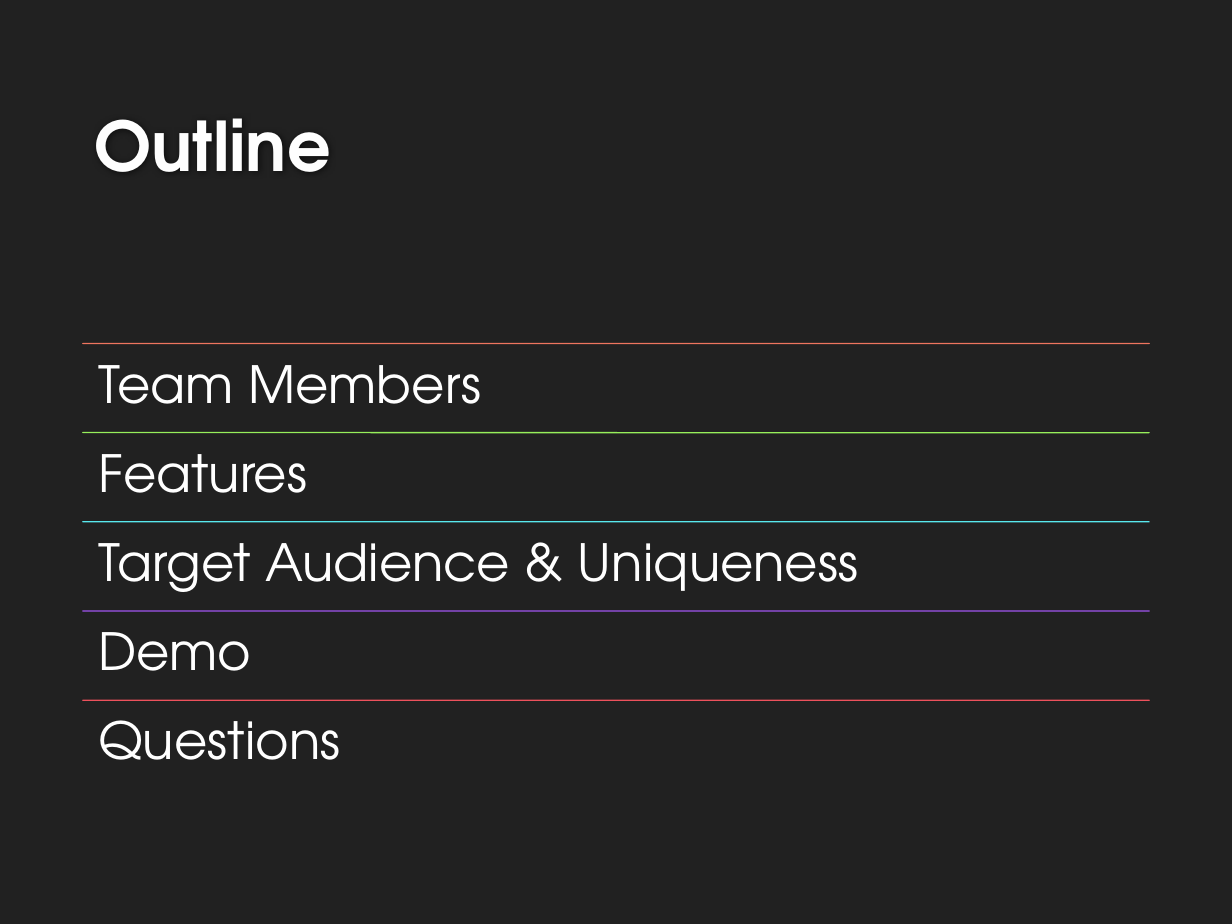
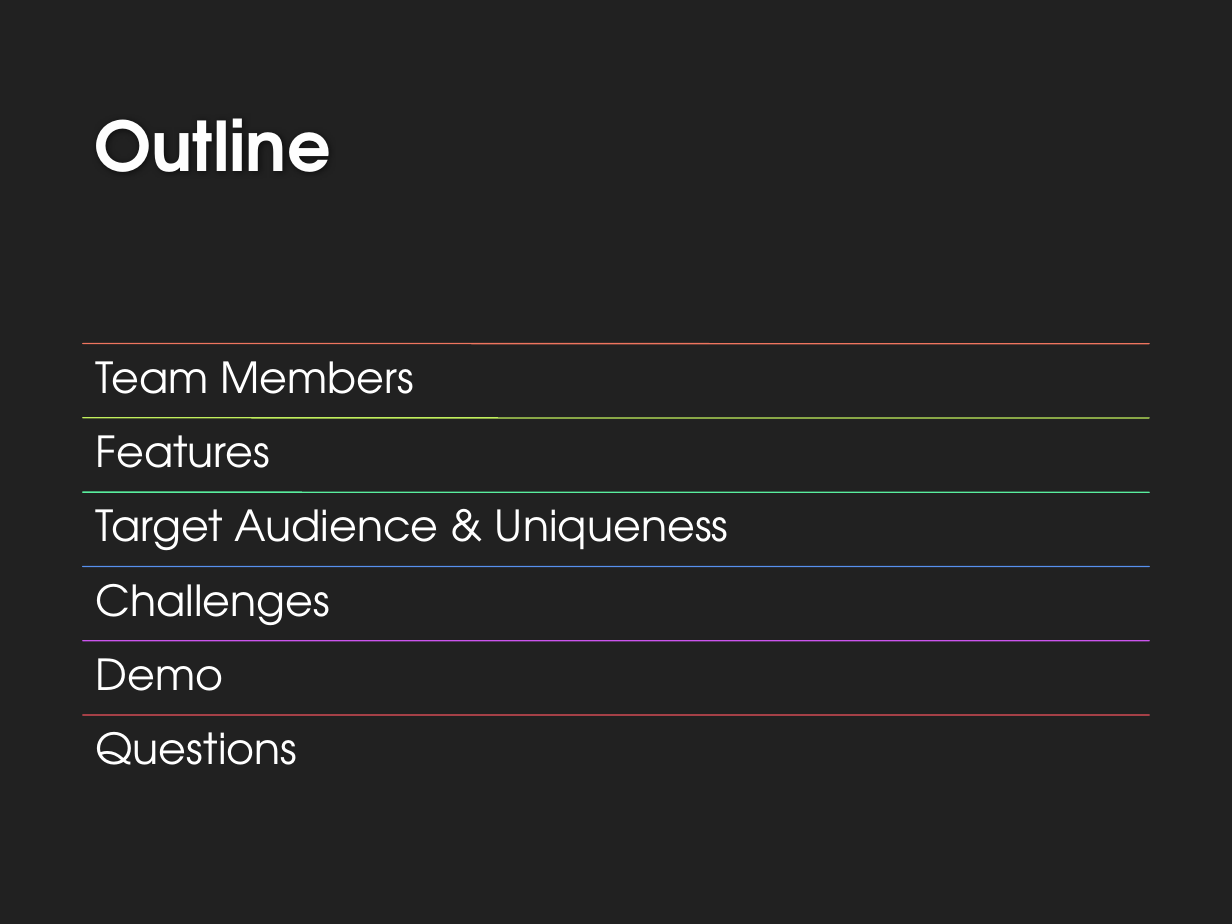
Before and after one commit to HarmanbirD/WaterQwiz, a slide deck: slide 2 of Wasted Water Quiz.pptx. Drawn at 1232x924 pixels with LibreOffice and Linux fonts; fonts in the diff are those of the drawing; background and template pictures are left out. Boxes give left, top, right and bottom in pixels: in the first picture for what was removed or moved away, otherwise in the second. Text is boxed around its words. In the diff, an @@ line names an element or a change of style, - is before the commit and + after.

Commit message:
Added Challenges slide

```diff
--- a/Wasted Water Quiz.pptx
+++ b/Wasted Water Quiz.pptx
@@ text "Features": place and size @@
-text "Features" at [98,454,307,493]
+text "Features" at [96,435,270,468]
@@ line moved from (83, 432) - (1149, 432) to (83, 418) - (1149, 418) @@
@@ line (83, 418) - (1149, 418): stroke #97EF5B 0.75 pt to #C1EF5C 0.75 pt @@
@@ size 30 to 25 pt; less space between paragraphs in 5 elements at [96,361,415,394], [96,732,298,765], [96,435,270,468], [96,658,224,691], [96,509,729,550] @@
@@ text "Target Audience & Uniqueness": place and size @@
-text "Target Audience & Uniqueness" at [98,543,859,592]
+text "Target Audience & Uniqueness" at [96,509,729,550]
@@ line moved from (83, 522) - (1149, 522) to (83, 492) - (1149, 492) @@
@@ line (83, 492) - (1149, 492): stroke #58E8EE 0.75 pt to #59EE9E 0.75 pt @@
@@ line added from (83, 567) to (1149, 567), #5790EE 0.75 pt @@
@@ text added at [96,584,330,625], 25 pt, text #FFFFFF @@
+Challenges
@@ text "Demo": place and size @@
-text "Demo" at [98,632,251,671]
+text "Demo" at [96,658,224,691]
@@ line moved from (83, 611) - (1149, 611) to (83, 641) - (1149, 641) @@
@@ line (83, 641) - (1149, 641): stroke #9F54EE 0.75 pt to #CB54ED 0.75 pt @@
@@ text "Questions": place and size @@
-text "Questions" at [98,720,340,760]
+text "Questions" at [96,732,298,765]
@@ line moved from (83, 700) - (1149, 700) to (83, 715) - (1149, 715) @@
```
Also in this commit, not shown: 1 other slide changed, 1 slide added.
